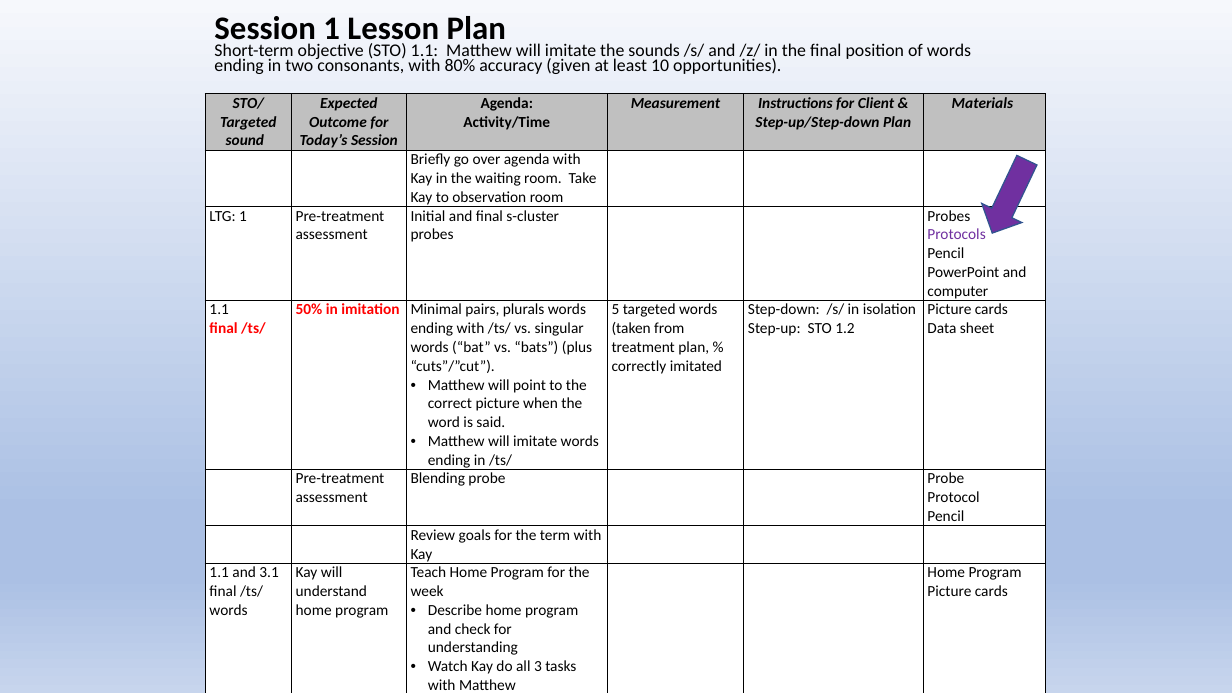
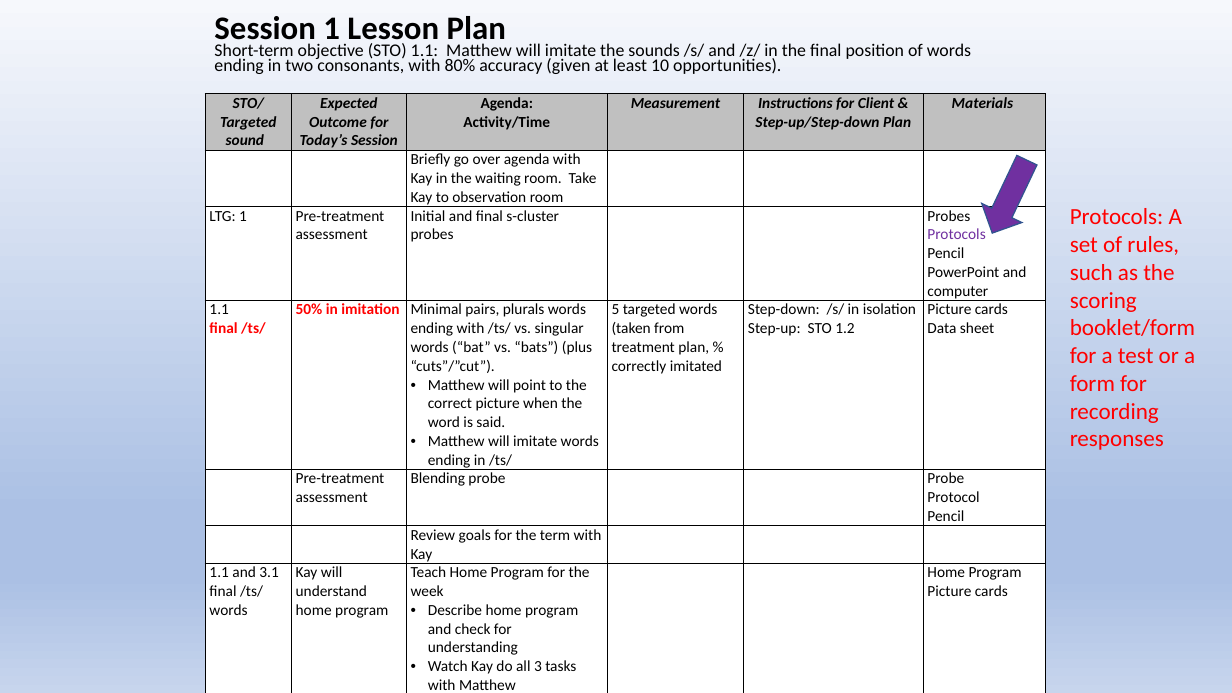
Before and after one commit to Jim-Wright90/cds431_sp22, a slide deck: slide 6 of slides/cds431_week6_1.pptx. Drawn at 1232x693 pixels with LibreOffice and Linux fonts; fonts in the diff are those of the drawing. Boxes give left, top, right and bottom in pixels: in the first picture for what was removed or moved away, otherwise in the second. Text is boxed around its words. In the diff, an @@ line names an element or a change of style, - is before the commit and + after.

```diff
--- a/slides/cds431_week6_1.pptx
+++ b/slides/cds431_week6_1.pptx
@@ text added at bbox=[1070, 208, 1195, 450], 18 pt, text #FF0000 @@
+Protocols: A set of rules, such as the scoring booklet/form for a test or a form for recording responses
```
Also in this commit, not shown: 2 other slides changed, 1 other file.
